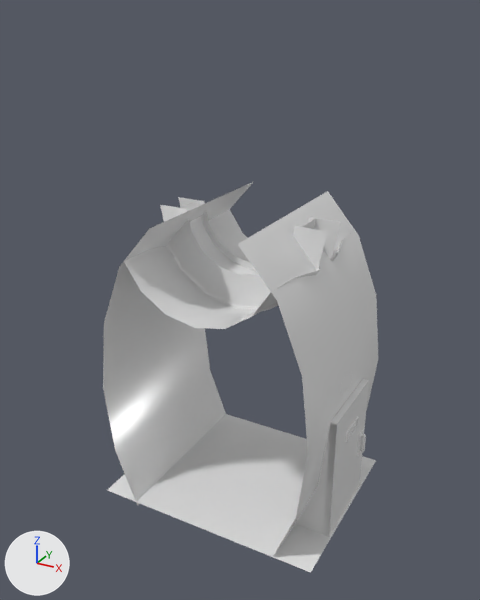
The FBX model Assets/Scenes/Level3/hallwayPieces/tile_rightDoor.fbx, before and after one commit.
Rendered twice from a 50 mm camera at (4.5, -8.4, 7.54) aimed at (-0.06, -0.1, 3.39). Every picture has the same lights, and +X, +Y and +Z are marked at lower left. Where no turn or scale is listed for an object, it has been applied to the vertices.

Names of what the first picture shows: 'door', 'wallsFloor'.
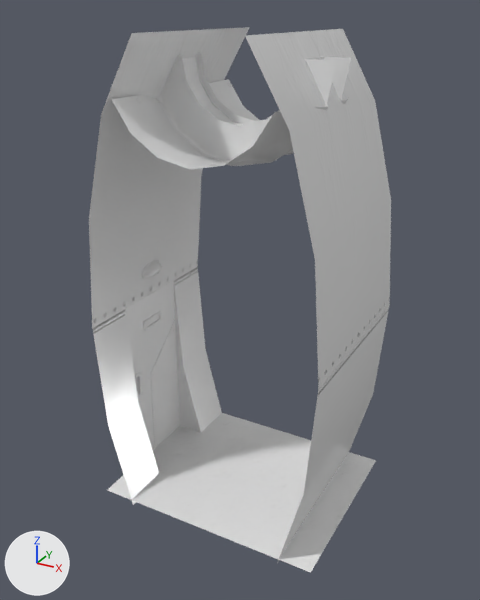
The edits, one by one:
me_mesh_001 has 193 vertices, 128 faces and spans x -1.88..1.88, y -1.5..1.5, z -2.45..2.45.
me_mesh_001 is used by ob_wallsfloor; location (0.0, 0.0, 2.39).
me_mesh_001 part 1: the loose piece of 18 vertices spanning x -1.0..1.0, y -0.25..0.25, z 1.38..2.38 is mirrored in y about its middle, then moved by (0.0, 0.0, 4.57).
me_mesh_001 part 2: the loose piece of 39 vertices spanning x -1.38..1.38, y -1.5..-0.25, z 0.95..2.38 is moved by (0.0, 0.0, 4.57).
me_mesh_001 part 3: the loose piece of 30 vertices spanning x 0.67..1.85, y -1.5..1.5, z -2.45..2.45 is scaled about its middle by (-1, -1, 1.5), then moved by (-2.62, 0.0, 3.58).
me_mesh_001 part 4: the loose piece of 12 vertices spanning x -1.75..-0.67, y -1.5..1.5, z -2.45..2.45 is scaled about its middle by (-1, -1, 1.5), then moved by (2.52, 0.0, 3.58).
me_mesh_001 part 5: the loose piece of 51 vertices spanning x 1.58..1.73, y -0.26..0.26, z -0.16..0.1 is scaled about its middle by (-0.99, -1, 1), then moved by (-3.41, 0.0, 3.57).
me_mesh_001 part 6: the loose piece of 4 vertices spanning x -1.88..1.88, y -1.5..1.5, z -2.39 is moved by (0.0, 0.0, 2.39).
me_mesh_001 part 7: the loose piece of 39 vertices spanning x -1.38..1.38, y 0.25..1.5, z 0.95..2.38 is moved by (0.0, 0.0, 4.57).
Object 'door' (ob_door) moves from (1.8, 0.0, 1.04) to (-1.91, 0.0, 1.04).
Object 'wallsFloor' (ob_wallsfloor) moves from (0.0, 0.0, 2.39) to (0.0, 0.0, 0.0).

What differs and where, as boxes (x1, y1, x2, y2) in the pictures (480 x 600 px; the box of a moved part takes in the faces that stretch with it):
'wallsFloor', reshaped, moved (10% wider, 40% taller): before (103, 182, 378, 573); after (89, 27, 391, 573)
'door', moved: before (324, 379, 369, 536); after (125, 281, 180, 450)
part 1 of me_mesh_001, moved or reshaped: before (182, 201, 316, 275); after (183, 57, 324, 126)
part 2 of me_mesh_001, moved or reshaped: before (124, 205, 328, 329); after (111, 54, 337, 169)
part 3 of me_mesh_001, moved or reshaped: before (237, 191, 378, 556); after (89, 27, 250, 505)
part 4 of me_mesh_001, moved or reshaped: before (103, 182, 253, 505); after (245, 29, 391, 563)
part 5 of me_mesh_001, moved or reshaped (not visible before): after (142, 261, 162, 279)
part 6 of me_mesh_001, moved or reshaped: before (107, 414, 376, 573); after (107, 413, 376, 573)
part 7 of me_mesh_001, moved or reshaped: before (178, 197, 342, 271); after (196, 53, 351, 155)
